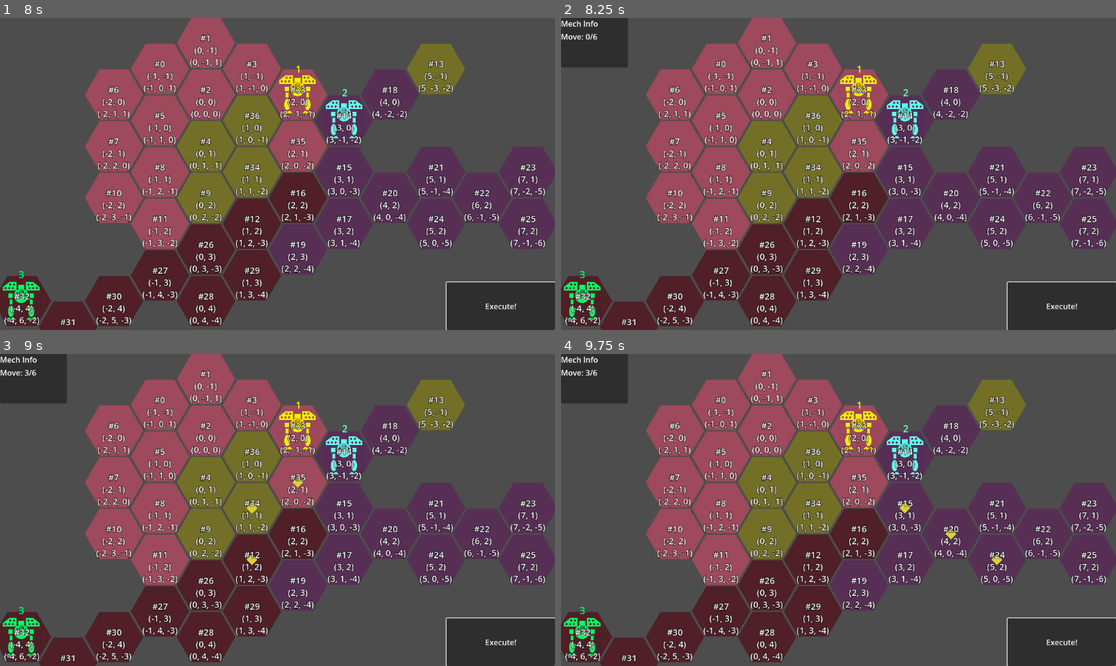
Above: before the commit, frames 1-4 (two rows, left to right).
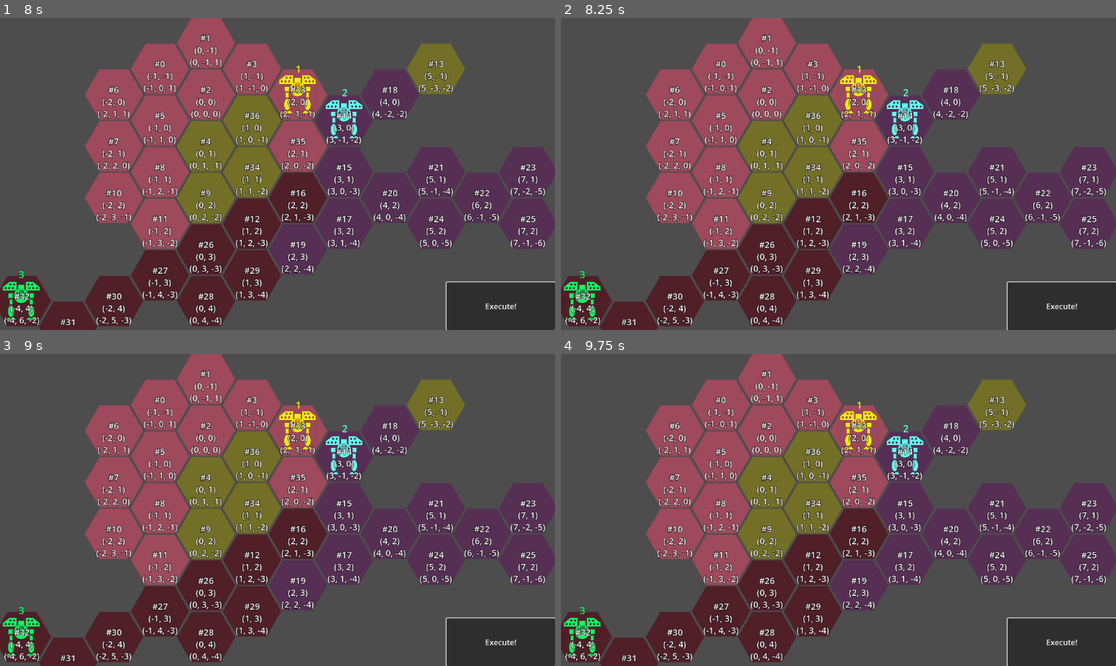
Above: after the commit, the same moments.

Repository: ArokhSlade/confetticore
Game: Godot game, scene res://game.tscn
Same seed, same stepped clock (60 frames per second), same inputs: the game is played once before the commit and once after it.
Inputs (mouse positions are in pixels of both pictures, inside the frame that each line leads up to):
- Up to frame 1 (8 s): click "Execute!" at 0.5 s; tap Enter at 1.25, 4.25, 5.75 s; move the mouse to (249, 236) at 1.27 s; click (249, 236) at 1.42 s; click "Execute!" at 2 s; tap Space at 2.75, 5, 6.5 s; move the mouse to (444, 220) at 2.77 s; click (444, 220) at 2.92 s; click "Execute!" at 3.5 s; move the mouse to (111, 127) at 4.27 s; click (111, 127) at 4.42 s; move the mouse to (305, 174) at 5.02 s; click (305, 174) at 5.17 s; move the mouse to (194, 96) at 5.77 s; click (194, 96) at 5.92 s; move the mouse to (399, 158) at 6.52 s; click (399, 158) at 6.67 s; move the mouse to (166, 189) at 7.27 s; click (166, 189) at 7.42 s
- Up to frame 2 (8.25 s): move the mouse to (894, 105) at 8.02 s; click (894, 105) at 8.17 s
- Up to frame 3 (9 s): move the mouse to (249, 572) at 8.77 s; click (249, 572) at 8.92 s
- Up to frame 4 (9.75 s): move the mouse to (1005, 556) at 9.52 s; click (1005, 556) at 9.67 s

Frame 1 is identical in both runs. In frame 2, 1.8% of the frame differs, in the area x 0-13%, y 0-16%; in frame 3, 1.9%, in the area x 0-55%, y 0-68%; in frame 4, 1.9%.
Error after the commit: Invalid access to property or key '(2, -1, -1)' on a base object of type 'Dictionary[Vector3i, Hex]'. (res://hex_map.gd:20)

Commit message:
WIP refactor coord conversion
- added HexMap.get_hex(node2d) to simplify Level.add_mech_to_hex_data(mech)
- renamed get_hex_at_cube() to cube_to_hex()
- get_map_coords() no longer calls get_cube_coords()

Diff:
--- a/hex_map.gd
+++ b/hex_map.gd
@@ -14,13 +14,19 @@
 	var cube_coords = local_to_cube(local_position)
 	return cube_coords
 
+func get_hex(node_2d : Node2D):
+	var local_coords = to_local(node_2d.global_position)
+	var cube = local_to_cube(local_coords)
+	var hex = hex_data[cube]
+	return hex
+
 func get_map_coords(node_2d : Node2D):
-	var cube_coords = get_cube_coords(node_2d)
-	var map_coords = cube_to_map(cube_coords)
+	var local_coords = to_local(node_2d.global_position)
+	var map_coords = local_to_map(local_coords)
 	return map_coords
 
 func get_hex_at_local(local_coords) -> Hex:
-	return get_hex_at_cube(local_to_cube(local_coords))
+	return cube_to_hex(local_to_cube(local_coords))
 
 func get_hex_at_global(global_coords):
 	var local_coords = to_local(global_coords)
@@ -31,14 +37,14 @@
 	var global_coords = to_global(local_coords)
 	return global_coords
 
-func get_hex_at_cube(cube_coords) -> Hex:
+func cube_to_hex(cube_coords) -> Hex:
 	if not hex_data.has(cube_coords):
 		hex_data[cube_coords] = Hex.new(self, cube_coords)
 	return hex_data[cube_coords]
 
 func get_closest_hex_from_mouse():
 	var mouse_cube_coords = get_closest_cell_from_mouse()
-	return get_hex_at_cube(mouse_cube_coords)
+	return cube_to_hex(mouse_cube_coords)
 
 
 class Hex:
--- a/level/level.gd
+++ b/level/level.gd
@@ -29,8 +29,7 @@
 		add_mech_to_hex_data(mech)
 #
 func add_mech_to_hex_data(mech : Mech):
-	var mech_cube_coords = hex_map.local_to_cube(mech.position)
-	var hex = hex_map.get_hex_at_cube(mech_cube_coords)
+	var hex = hex_map.get_hex(mech)
 	assert(hex.occupant == null)
 	hex.occupant = mech
 
